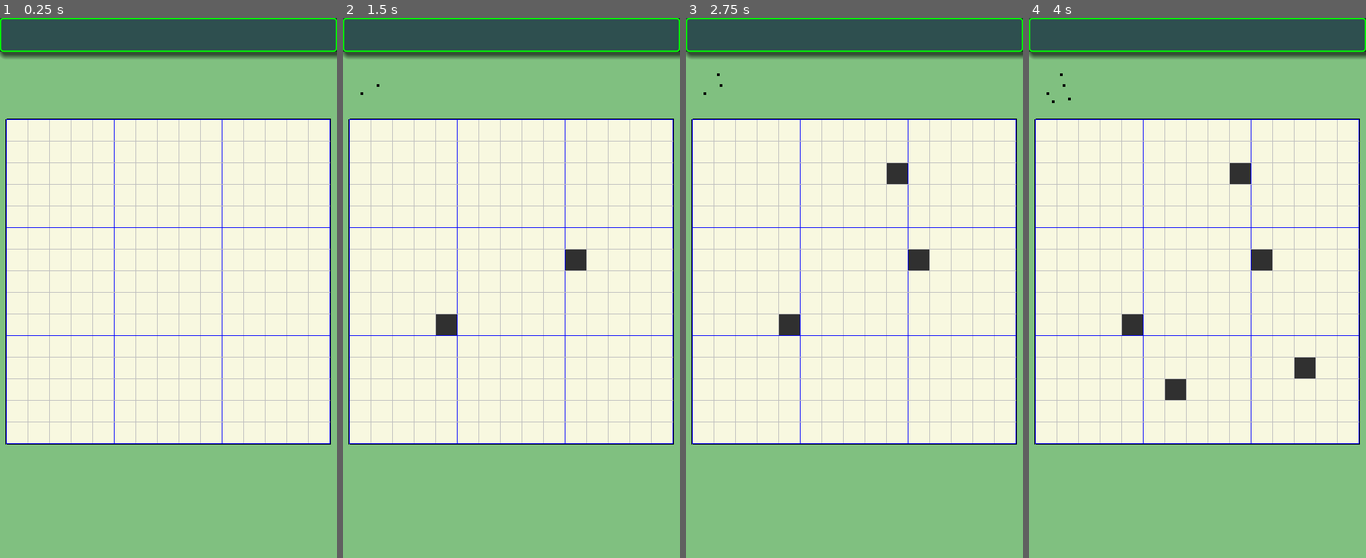
Above: before the commit, frames 1-4 (left to right).
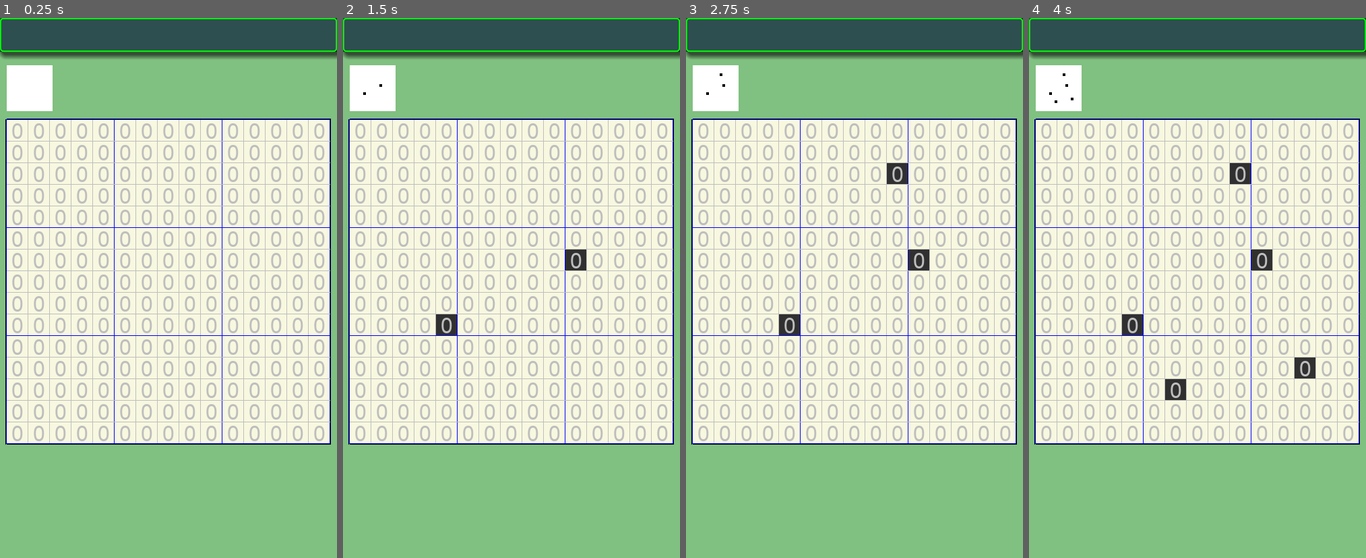
Above: after the commit, the same moments.

Repository: vivisuke/SakuSakuMosaic
Game: Godot game, scene res://MainScene.tscn
The game is run twice, just before and just after one commit, with the same random seed, the same clock (stepped at 60 frames per second) and the same inputs.
Inputs (mouse positions are in pixels of both pictures, inside the frame that each line leads up to):
- Up to frame 1 (0.25 s): no input
- Up to frame 2 (1.5 s): tap Enter at 0.5 s; move the mouse to (585, 261) at 0.52 s; click (585, 261) at 0.67 s; tap Space at 1.25 s; move the mouse to (444, 315) at 1.27 s; click (444, 315) at 1.42 s
- Up to frame 3 (2.75 s): tap Enter at 2 s; move the mouse to (888, 169) at 2.02 s; click (888, 169) at 2.17 s
- Up to frame 4 (4 s): tap Space at 2.75 s; move the mouse to (1180, 396) at 2.77 s; click (1180, 396) at 2.92 s; tap Enter at 3.5 s; move the mouse to (1298, 369) at 3.52 s; click (1298, 369) at 3.67 s

The runs differ from the first frame. In frame 1, 10% of the frame differs, in the area x 2-97%, y 8-79%; in frame 2, 10%; in frame 3, 10%; in frame 4, 10%.

Commit message:
0012 ◎ C 08/12 08/15 0.001│ToDo│ミニマップ背景（ColorRect）設置 0013 ◎ C 08/12 08/15 0.001│ToDo│MiniTileMap を ミニマップ背景の子ノードに 0014 ◎ C 08/12 08/15 0.001│ToDo│各セル位置に Label を配置

Diff:
--- a/SakuSakuMosaic/MainScene.gd
+++ b/SakuSakuMosaic/MainScene.gd
@@ -8,16 +8,29 @@
 
 var crnt_color = 3
 
+var NumLabel = load("res://NumLabel.tscn")
+
 func _ready():
 	for y in range(g.N_IMG_CELL_VERT):
+		var py = y * g.CELL_WIDTH
 		for x in range(g.N_IMG_CELL_HORZ):
 			$BoardBG/TileMap.set_cell(x, y, UNKNOWN)
+			var px = x * g.CELL_WIDTH
+			var nl = NumLabel.instance()
+			nl.add_color_override("font_color", Color.gray)
+			#if y % 2 == 0:
+			#	nl.add_color_override("font_color", Color.gray)
+			#else:
+			#	nl.add_color_override("font_color", Color.green)
+			nl.rect_position = Vector2(px, py)
+			#nl.text = String(x % 10)
+			$BoardBG.add_child(nl)
 	update_MiniMap()
 	pass # Replace with function body.
 func update_MiniMap():
 	for y in range(g.N_IMG_CELL_VERT):
 		for x in range(g.N_IMG_CELL_HORZ):
-			$MiniTileMap.set_cell(x, y, BLACK if $BoardBG/TileMap.get_cell(x, y) == BLACK else -1)
+			$MiniMapBG/TileMap.set_cell(x, y, BLACK if $BoardBG/TileMap.get_cell(x, y) == BLACK else -1)
 func posToXY(pos):
 	var xy = $BoardBG/TileMap.world_to_map(pos - $BoardBG/TileMap.global_position)
 	if xy.x < 0 || xy.x >= g.N_IMG_CELL_HORZ || xy.y < 0 || xy.y >= g.N_IMG_CELL_VERT:
--- a/SakuSakuMosaic/MainScene.tscn
+++ b/SakuSakuMosaic/MainScene.tscn
@@ -73,8 +73,17 @@
 "_edit_use_anchors_": false
 }
 
-[node name="MiniTileMap" type="TileMap" parent="."]
-position = Vector2( 10, 74 )
+[node name="MiniMapBG" type="ColorRect" parent="."]
+margin_left = 10.0
+margin_top = 70.0
+margin_right = 78.0
+margin_bottom = 138.0
+__meta__ = {
+"_edit_use_anchors_": false
+}
+
+[node name="TileMap" type="TileMap" parent="MiniMapBG"]
+position = Vector2( 4, 4 )
 tile_set = SubResource( 1 )
 cell_size = Vector2( 4, 4 )
 format = 1
--- /dev/null
+++ b/SakuSakuMosaic/NumLabel.tscn
@@ -0,0 +1,19 @@
+[gd_scene load_steps=3 format=2]
+
+[ext_resource path="res://fonts/arial.ttf" type="DynamicFontData" id=1]
+
+[sub_resource type="DynamicFont" id=1]
+size = 32
+font_data = ExtResource( 1 )
+
+[node name="NumLabel" type="Label"]
+margin_right = 32.0
+margin_bottom = 36.0
+custom_fonts/font = SubResource( 1 )
+custom_colors/font_color = Color( 0, 0, 0, 1 )
+text = "0"
+align = 1
+valign = 1
+__meta__ = {
+"_edit_use_anchors_": false
+}
Binary file added: SakuSakuMosaic/fonts/FlopDesignFONT.otf
Binary file added: SakuSakuMosaic/fonts/Hokjesgeest-PDGB.ttf
Binary file added: SakuSakuMosaic/fonts/arial.ttf
Binary file added: SakuSakuMosaic/fonts/arialbd.ttf
Binary file added: SakuSakuMosaic/fonts/smartFontUI.otf
Not shown, changed: SakuSakuMozaic.spr
